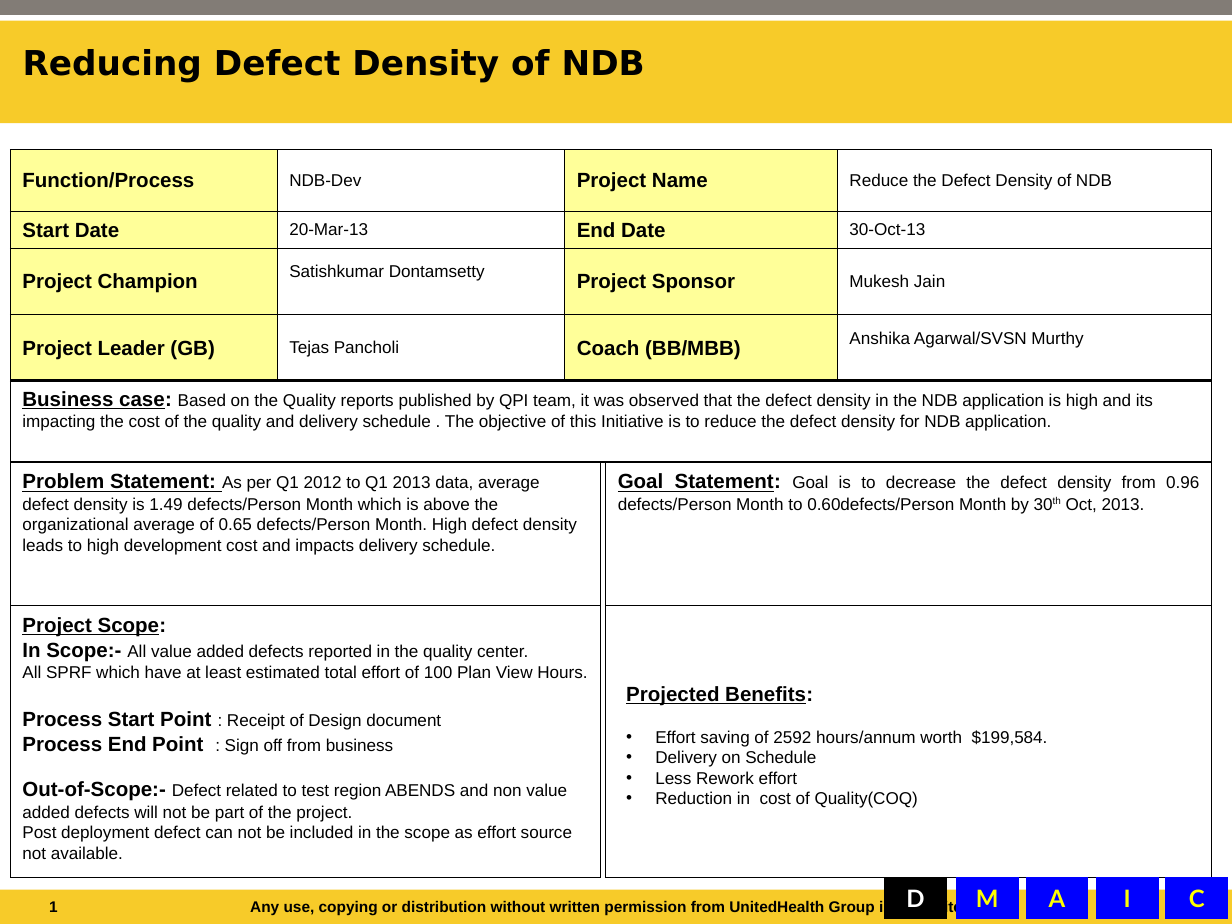
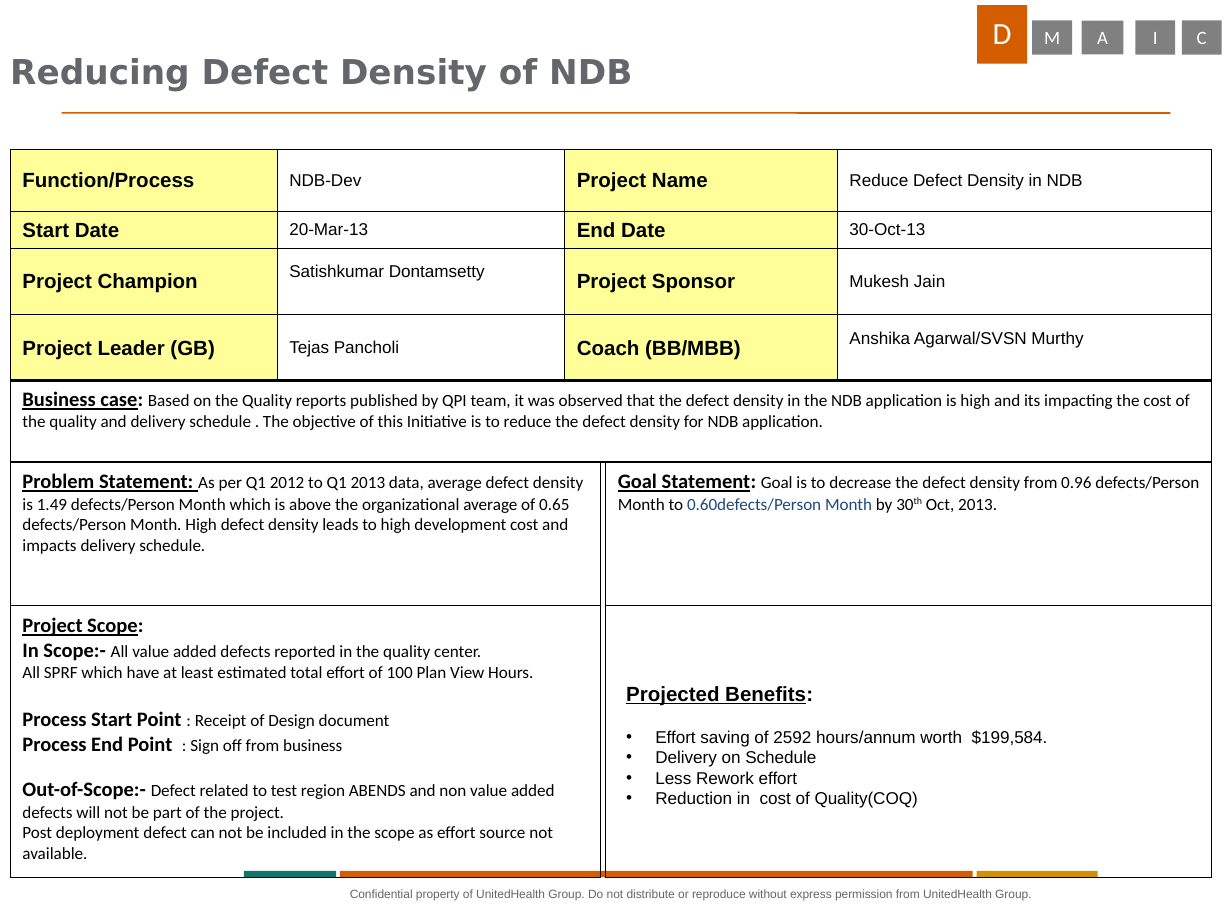
Before and after one commit to tp70227/GBDocs, a slide deck: slide 3 of Final update - DD GB.ppt (slide 1 before the commit). Drawn at 1232x924 pixels with LibreOffice and Linux fonts; fonts in the diff are those of the drawing; background and template pictures are left out. Boxes give left, top, right and bottom in pixels: in the first picture for what was removed or moved away, otherwise in the second. Text is boxed around its words. In the diff, an @@ line names an element or a change of style, - is before the commit and + after.

Commit message:
Commit after analysis phase
-all the data till analysis phase
-Final analysis data is in final data of GB

```diff
--- a/Final update - DD GB.ppt
+++ b/Final update - DD GB.ppt
@@ rectangle removed at (x1=0, y1=21, x2=1232, y2=123) @@
@@ rectangle removed at (x1=0, y1=0, x2=1232, y2=16) @@
@@ rectangle "D" resized from (x1=885, y1=878, x2=946, y2=919) to (x1=977, y1=5, x2=1027, y2=64) @@
@@ rectangle "D" at (x1=977, y1=5, x2=1027, y2=64): size 14 to 18 pt, font Lato to Calibri, bold off; line spacing 1 to 0.95; more space between paragraphs; fill #000000 to #D45D00; outline #000000 0.74 pt to none @@
@@ rectangle "M" resized from (x1=956, y1=878, x2=1018, y2=919) to (x1=1032, y1=21, x2=1072, y2=55) @@
@@ rectangle "A" resized from (x1=1026, y1=878, x2=1088, y2=919) to (x1=1082, y1=21, x2=1124, y2=54) @@
@@ rectangle "I" resized from (x1=1096, y1=878, x2=1158, y2=919) to (x1=1136, y1=21, x2=1175, y2=55) @@
@@ size 14 to 11 pt, font Lato to Calibri, text colour #FFFF00 to #FFFFFF, bold off; line spacing 1 to 0.95; more space between paragraphs; fill #0000FF to #808080; outline #0000FF 0.74 pt to none in 4 elements at (x1=1032, y1=21, x2=1072, y2=55), (x1=1082, y1=21, x2=1124, y2=54), (x1=1136, y1=21, x2=1175, y2=55), (x1=1181, y1=21, x2=1221, y2=55) @@
@@ rectangle "C" resized from (x1=1167, y1=878, x2=1228, y2=919) to (x1=1181, y1=21, x2=1221, y2=55) @@
@@ title "Reducing Defect Density of NDB" at (x1=10, y1=58, x2=632, y2=92): text colour #000000 to #63666A; line spacing 1 to 0.9; vertical alignment middle to bottom @@
@@ freeform shape added at (x1=62, y1=113, x2=1170, y2=113), outline #D45D00 0.99 pt @@
@@ table at (x1=10, y1=150, x2=1211, y2=382) @@
-row 1, column 4: Reduce the Defect Density of NDB
+row 1, column 4: Reduce Defect Density in NDB
@@ rectangle "Goal Statement: Goal is to ..." at (x1=606, y1=462, x2=1211, y2=606): font Arial to Calibri; text colour #000000 to #1F497D in "0.60defects/Person Month" @@
@@ font Arial to Calibri in 3 elements at (x1=10, y1=379, x2=1211, y2=462), (x1=10, y1=462, x2=600, y2=606), (x1=10, y1=606, x2=600, y2=878) @@
@@ rectangle removed at (x1=0, y1=890, x2=1232, y2=924) @@
@@ rectangle added at (x1=244, y1=871, x2=336, y2=877), fill #0D776E @@
@@ rectangle added at (x1=340, y1=871, x2=973, y2=877), fill #D45D00 @@
@@ text at (x1=350, y1=889, x2=1031, y2=901): text changed; size 9 to 7 pt; text colour #000000 to #63666A; bold off @@
-Any use, copying or distribution without written permission from UnitedHealth Group is prohibited.
+Confidential property of UnitedHealth Group. Do not distribute or reproduce without express permission from UnitedHealth Group.
@@ rectangle added at (x1=977, y1=871, x2=1098, y2=877), fill #D19000 @@
@@ page number removed at (x1=49, y1=901, x2=58, y2=912) @@
-1
```
Also in this commit, not shown: 11 other slides changed, 11 slides added, 1 slide removed, 4 other files.
